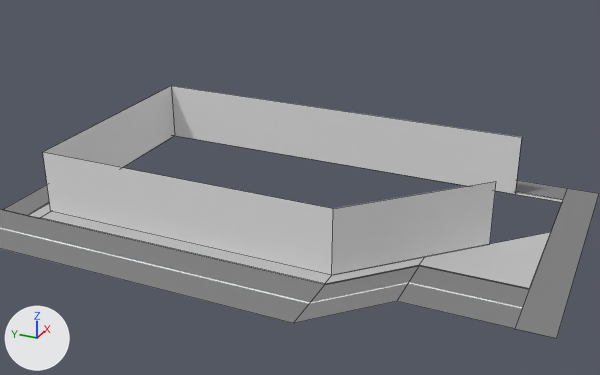
Before and after pictures for a commit that changed the Blender file assets/models/districts/descalzas/chunk_descalzas.blend.
Rendered twice from a 50 mm lens placed at (-74.6, -4.9, 46.1), pointed at (10.7, 33.5, 3.4). The lights are fixed; the arrows at lower left show +X, +Y and +Z. The first picture is the older version. Mesh edges are drawn as thin lines. Objects named as collision shapes, trigger or cutter boxes, shadow casters or lower levels of detail are left out.

Script lines for the objects in view, before the commit:
```python
me_plane = bpy.data.meshes.new('Plane')
me_plane.from_pydata(...)  # 17 vertices, 6 faces; spans x -24.0..64.0, y 0.0..96.0, z 0.0
# faces by material slot: [3, 3]
me_plane.materials.append(mat_road)  # grey #808080
me_plane.materials.append(mat_vertical_line)  # picture img_road_vertical_png
me_plane_002 = bpy.data.meshes.new('Plane.002')
me_plane_002.from_pydata(...)  # 30 vertices, 14 faces; spans x -12.0..20.0, y 0.0..60.0, z 0.0..0.1
me_plane_002.materials.append(mat_material)  # light grey #bfbfbf
# before: 0 (10.0, 0.0, 0.1) at pixel (550, 232), 2 (-4.0, 12.0, 0.0) at pixel (419, 265), 3 (-4.0, 0.0, 0.0) at pixel (529, 289), 7 (-2.0, 12.0, 0.1) at pixel (424, 256), 26 (-4.0, 12.0, 0.1) at pixel (419, 264)
# before: 27 (-2.0, 12.0, 0.1) at pixel (424, 256), 28 (-4.0, 12.0, 0.1) at pixel (419, 264), 29 (-4.0, 0.0, 0.1) at pixel (529, 288)
me_plane_003 = bpy.data.meshes.new('Plane.003')
me_plane_003.from_pydata(...)  # 10 vertices, 4 faces; spans x 0.0..29.0, y -30.0..22.0, z 0.0..8.0
me_plane_003.materials.append(mat_facade)  # white #e7e7e7
# before: 0 (29.0, 22.0, 8.0) at pixel (171, 85), 2 (0.0, -16.0, 0.0) at pixel (331, 275), 4 (0.0, -16.0, 8.0) at pixel (333, 208), 5 (0.0, 22.0, 8.0) at pixel (42, 152), 6 (29.0, -30.0, 8.0) at pixel (521, 137)
# before: 8 (14.0, -30.0, 0.0) at pixel (489, 244), 9 (14.0, -30.0, 8.0) at pixel (496, 181)
ob_buildings = bpy.data.objects.new('Buildings', me_plane_003)
ob_buildings.location = (-2.0, 40.0, 0.1)
ob_plane = bpy.data.objects.new('Plane', me_plane)
ob_plane.location = (0.0, 0.0, 0.0)
ob_plane.scale = (0.5, 1.0, 1.0)
ob_sidewalk = bpy.data.objects.new('Sidewalk', me_plane_002)
ob_sidewalk.location = (8.0, 4.0, 0.0)
```
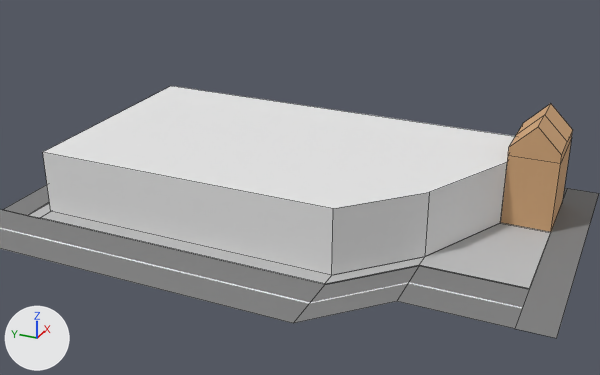
What differs and where, as boxes [x1, y1, x2, y2] in the pictures (600 x 375 px; the box of a moved part takes in the faces that stretch with it):
```json
{"object": "Buildings", "change": "reshaped", "before": [43, 86, 522, 275], "after": [43, 86, 515, 275]}
{"object": "Sidewalk", "change": "reshaped", "before": [27, 191, 563, 289], "after": [27, 200, 563, 289]}
{"object": "Palace", "change": "added", "after": [501, 104, 573, 232], "on screen": "beige"}
{"part": 1, "of": "me_plane_002", "change": "moved or reshaped", "before": [419, 232, 551, 289], "after": [419, 223, 551, 289]}
{"part": 2, "of": "me_plane_003", "change": "built on", "before": [333, 181, 496, 257], "after": [44, 86, 515, 257]}
```

The change, as JSON lines over the scene's bpy script:
```json
{"op": "add", "block": "mat_brick", "code": ["mat_brick = principled_material('Brick')", "mat_brick.base_color = (0.644, 0.381, 0.191)  # beige #d2a679", "mat_brick.roughness = 1.0"]}
{"block": "me_plane_002", "where": "# used by ob_sidewalk; location = (8.0, 4.0, 0.0)"}
{"block": "me_plane_002", "where": "# verts and faces of me_plane_002; kept vertices keep their numbers, new ones are numbered from 30"}
{"op": "remove", "block": "me_plane_002", "code": "me_plane_002.from_pydata(...)  # 30 vertices, 14 faces; spans x -12.0..20.0, y 0.0..60.0, z 0.0..0.1"}
{"op": "add", "block": "me_plane_002", "code": "me_plane_002.from_pydata(...)  # 29 vertices, 14 faces; spans x -12.0..20.0, y 0.0..60.0, z 0.0..0.1"}
{"block": "me_plane_002", "change": "me_plane_002 part 1"}
{"op": "add", "block": "me_plane_002", "code": "delete_vertices([27, 28])  # with the faces that use them"}
{"op": "add", "block": "me_plane_002", "code": "verts[30] = (10.0, 6.0, 0.1)  # pixel (500, 222)"}
{"op": "add", "block": "me_plane_002", "code": "faces += [(2, 3, 29, 26), (0, 30, 7, 26, 29)]"}
{"block": "me_plane_003", "where": "# used by ob_buildings; location = (-2.0, 40.0, 0.1)"}
{"block": "me_plane_003", "where": "# verts and faces of me_plane_003; kept vertices keep their numbers, new ones are numbered from 10"}
{"op": "remove", "block": "me_plane_003", "code": "me_plane_003.from_pydata(...)  # 10 vertices, 4 faces; spans x 0.0..29.0, y -30.0..22.0, z 0.0..8.0"}
{"op": "add", "block": "me_plane_003", "code": "me_plane_003.from_pydata(...)  # 12 vertices, 6 faces; spans x 0.0..29.0, y -30.0..22.0, z 0.0..8.0"}
{"block": "me_plane_003", "change": "me_plane_003 part 2"}
{"op": "add", "block": "me_plane_003", "code": "delete_vertices([8, 9])  # with the faces that use them"}
{"op": "add", "block": "me_plane_003", "code": "verts[10] = (20.0, -30.0, 0.0)  # pixel (500, 222)"}
{"op": "add", "block": "me_plane_003", "code": "verts[11] = (20.0, -30.0, 8.0)  # pixel (507, 162)"}
{"op": "add", "block": "me_plane_003", "code": "verts[12] = (8.0, -24.0, 8.0)  # pixel (429, 192)"}
{"op": "add", "block": "me_plane_003", "code": "verts[13] = (8.0, -24.0, 0.0)  # pixel (424, 256)"}
{"op": "add", "block": "me_plane_003", "code": "faces += [(10, 11, 12, 13), (2, 13, 12, 4), (0, 5, 4, 12, 11, 6)]"}
{"op": "add", "block": "me_plane_004", "code": ["me_plane_004 = bpy.data.meshes.new('Plane.004')", "me_plane_004.from_pydata([(5.0, 6.0, 9.0), (5.0, 0.0, 9.0), (-4.0, 6.0, 0.0), (5.0, 6.0, 0.0), (-4.0, 0.0, 0.0), (5.0, 0.0, 0.0), (-4.0, 6.0, 9.0), (-4.0, 0.0, 9.0), (-4.0, 6.0, 10.0), (-4.0, 0.0, 10.0), (5.0, 6.0, 10.0), (5.0, 0.0, 10.0), (-4.0, 3.0, 13.0), (0.5, 6.0, 10.0), (5.0, 3.0, 13.0), (0.5, 0.0, 10.0), (0.5, 3.0, 13.0)], [], [(4, 2, 3, 5), (6, 7, 9, 12, 8), (5, 3, 0, 1), (3, 2, 6, 0), (4, 5, 1, 7), (2, 4, 7, 6), (16, 14, 10, 13), (7, 1, 11, 15, 9), (1, 0, 10, 14, 11), (0, 6, 8, 13, 10), (12, 16, 13, 8), (9, 15, 16, 12), (15, 11, 14, 16)])", "me_plane_004.materials.append(mat_brick)  # beige #d2a679"]}
{"op": "add", "block": "ob_palace", "code": ["ob_palace = bpy.data.objects.new('Palace', me_plane_004)", "ob_palace.location = (22.0, 4.0, 0.0)"]}
```
